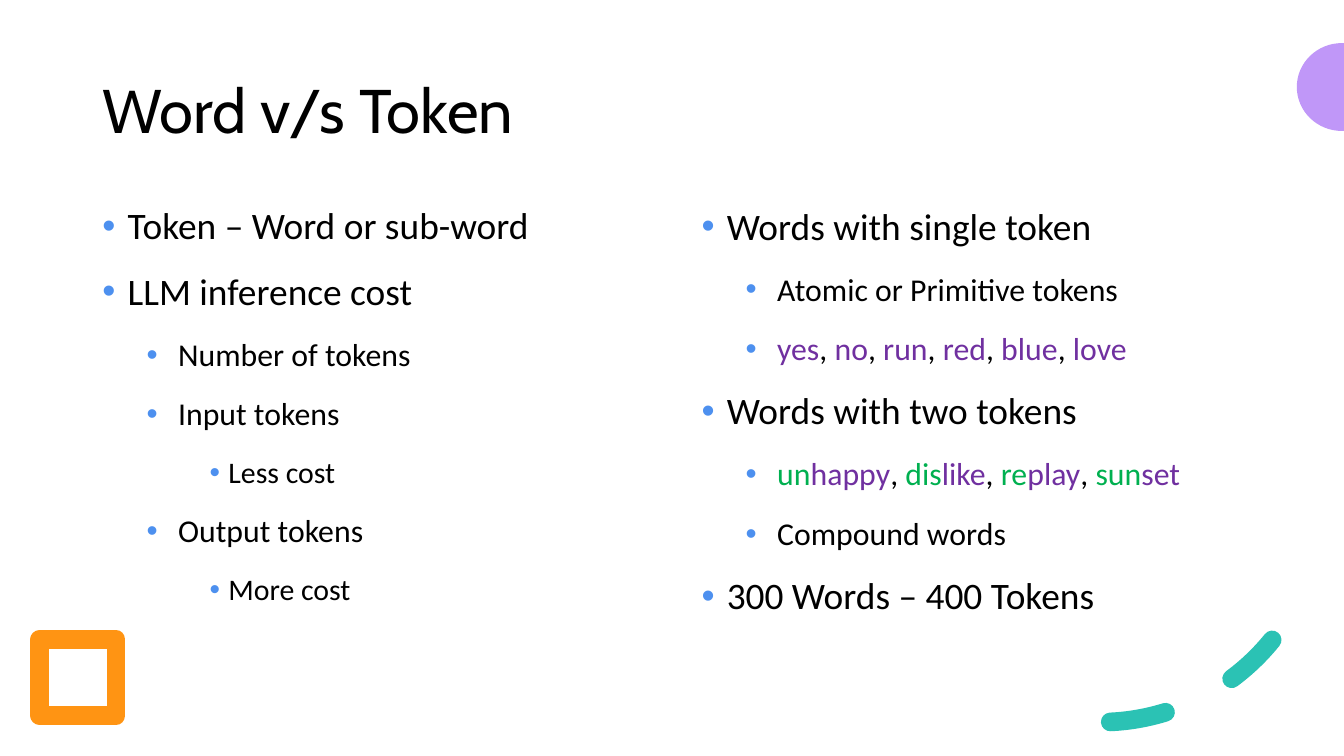
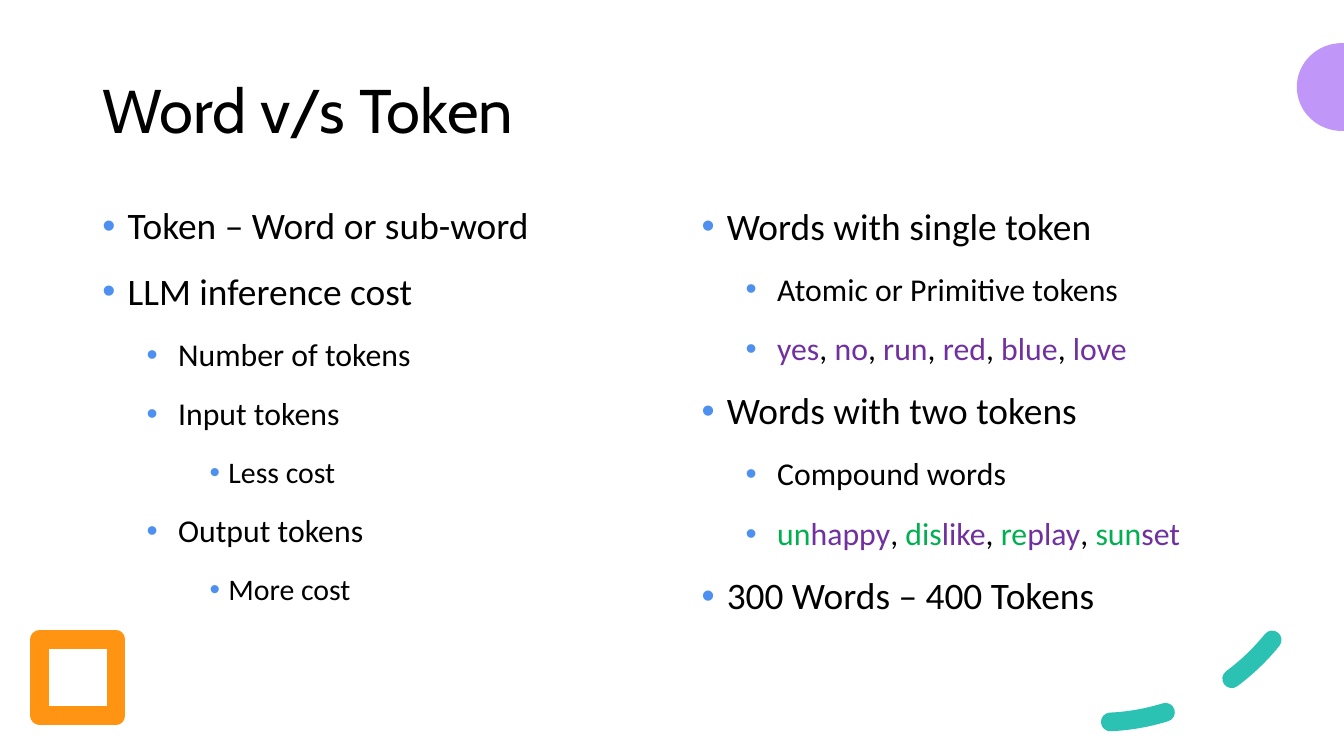
Before and after one commit to look4pritam/LargeLanguageModels, a slide deck: slide 53 of Presentations/IUAC-2024/Introduction_to_Large_Language_Models-From_Foundation_to_Real_World_Applications.pptx. Drawn at 1344x756 pixels with LibreOffice and Linux fonts; fonts in the diff are those of the drawing. Boxes give left, top, right and bottom in pixels: in the first picture for what was removed or moved away, otherwise in the second. Text is boxed around its words. In the diff, an @@ line names an element or a change of style, - is before the commit and + after.

```diff
--- a/Presentations/IUAC-2024/Introduction_to_Large_Language_Models-From_Foundation_to_Real_World_Applications.pptx
+++ b/Presentations/IUAC-2024/Introduction_to_Large_Language_Models-From_Foundation_to_Real_World_Applications.pptx
@@ text at [777, 463, 1006, 490]: paragraph added @@
+    • Compound words
@@ text at [777, 523, 1006, 550]: paragraph removed @@
-    • Compound words
```
Also in this commit, not shown: 5 other slides changed.
